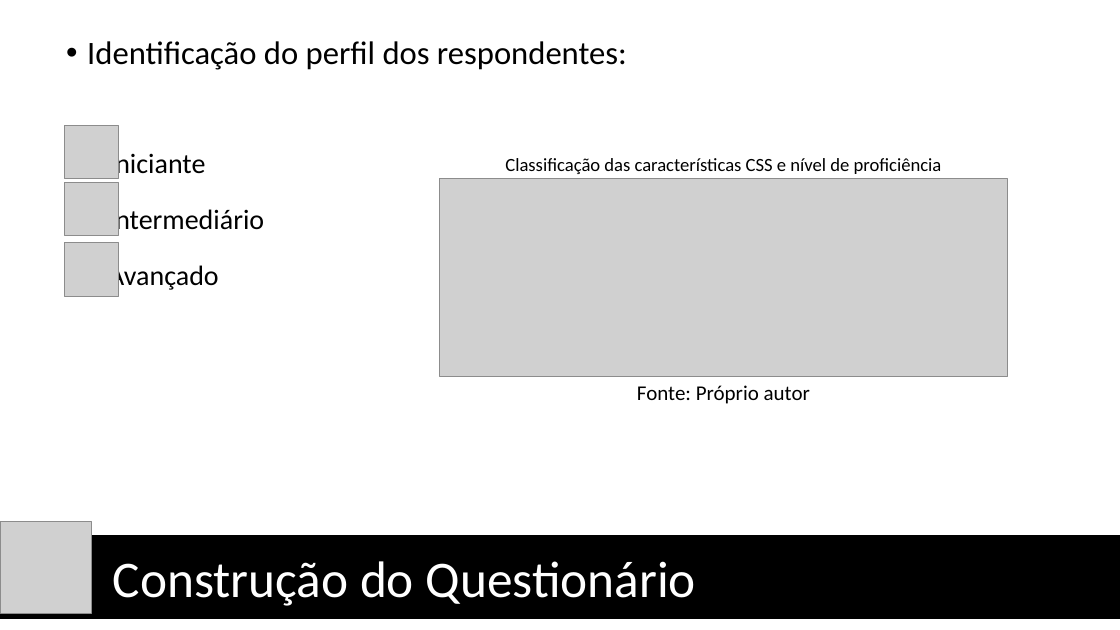
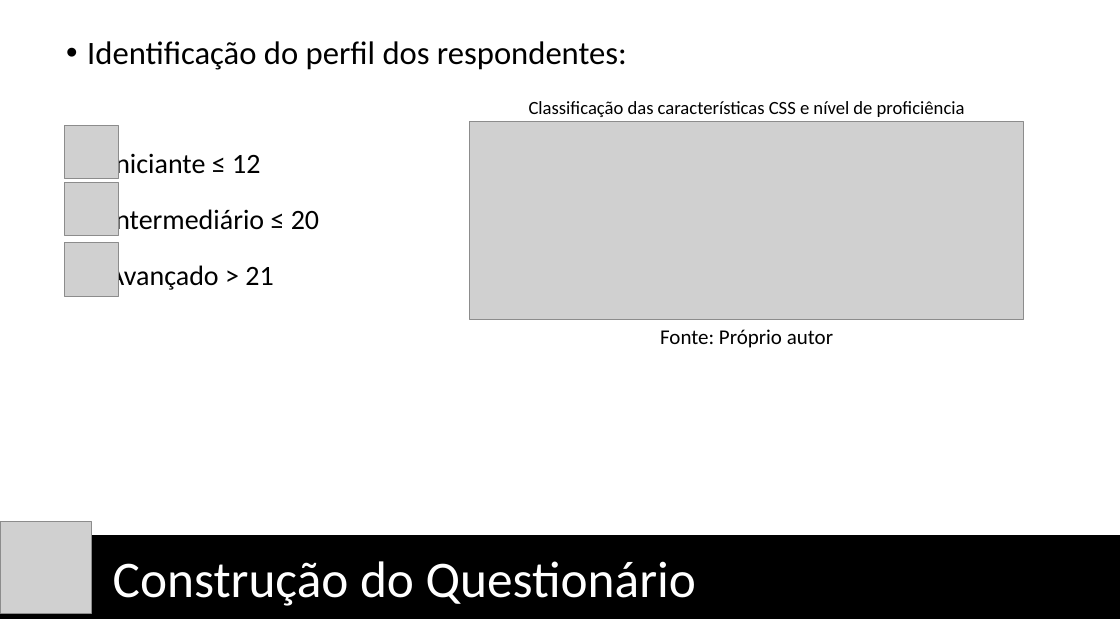
Before and after one commit to vcsalvador/TCC-I, a slide deck: slide 10 of Apresentação/Em Direção a uma Métrica de Qualidade e 2.pptx. Drawn at 1120x630 pixels with LibreOffice and Linux fonts; fonts in the diff are those of the drawing; grey boxes stand for pictures. Boxes give left, top, right and bottom in pixels: in the first picture for what was removed or moved away, otherwise in the second. Text is boxed around its words. In the diff, an @@ line names an element or a change of style, - is before the commit and + after.

```diff
--- a/Apresentação/Em Direção a uma Métrica de Qualidade e 2.pptx
+++ b/Apresentação/Em Direção a uma Métrica de Qualidade e 2.pptx
@@ text "Classificação das características CSS e ...": place and size @@
-text "Classificação das características CSS e ..." at (505,158,942,174)
+text "Classificação das características CSS e ..." at (529,101,965,117)
@@ text at (108,149,319,292): text changed @@
-  Iniciante
-  Intermediário
-  Avançado
+  Iniciante ≤ 12
+  Intermediário ≤ 20
+  Avançado > 21
@@ picture: place and size @@
-picture at (440,179,1008,377)
+picture at (470,122,1023,320)
@@ text "Fonte: Próprio autor": place and size @@
-text "Fonte: Próprio autor" at (637,385,810,404)
+text "Fonte: Próprio autor" at (660,329,833,348)
```
Also in this commit, not shown: 13 other slides changed, 3 slides added, 38 other files.
